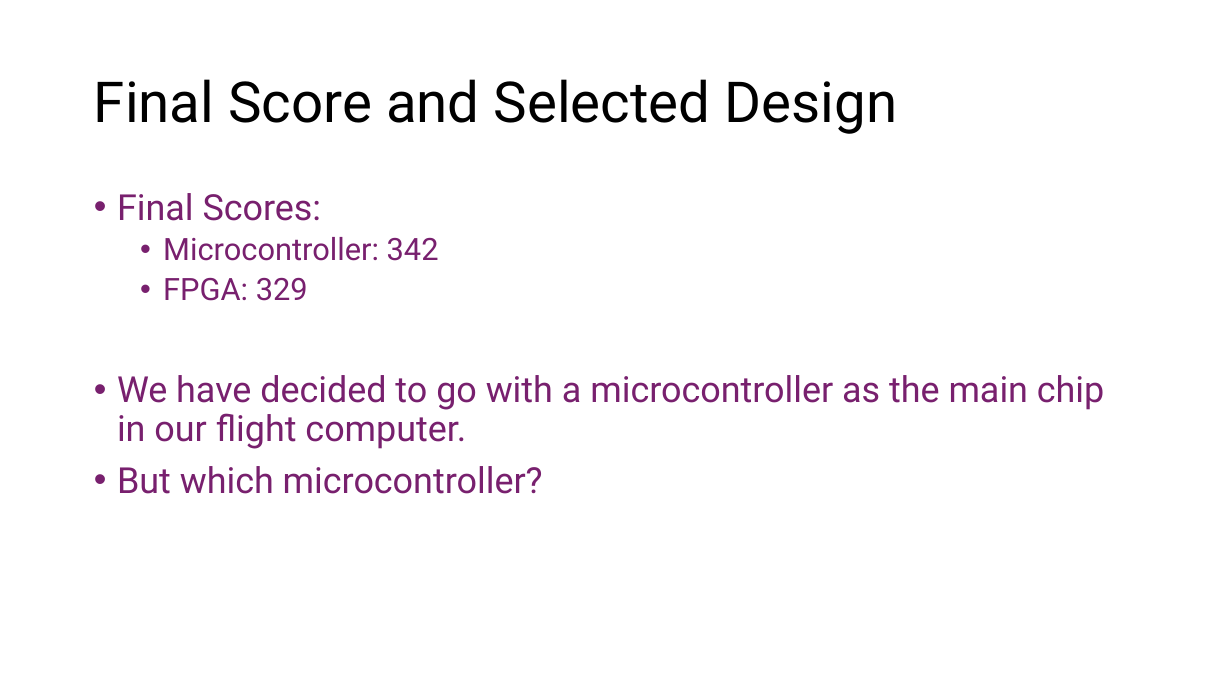
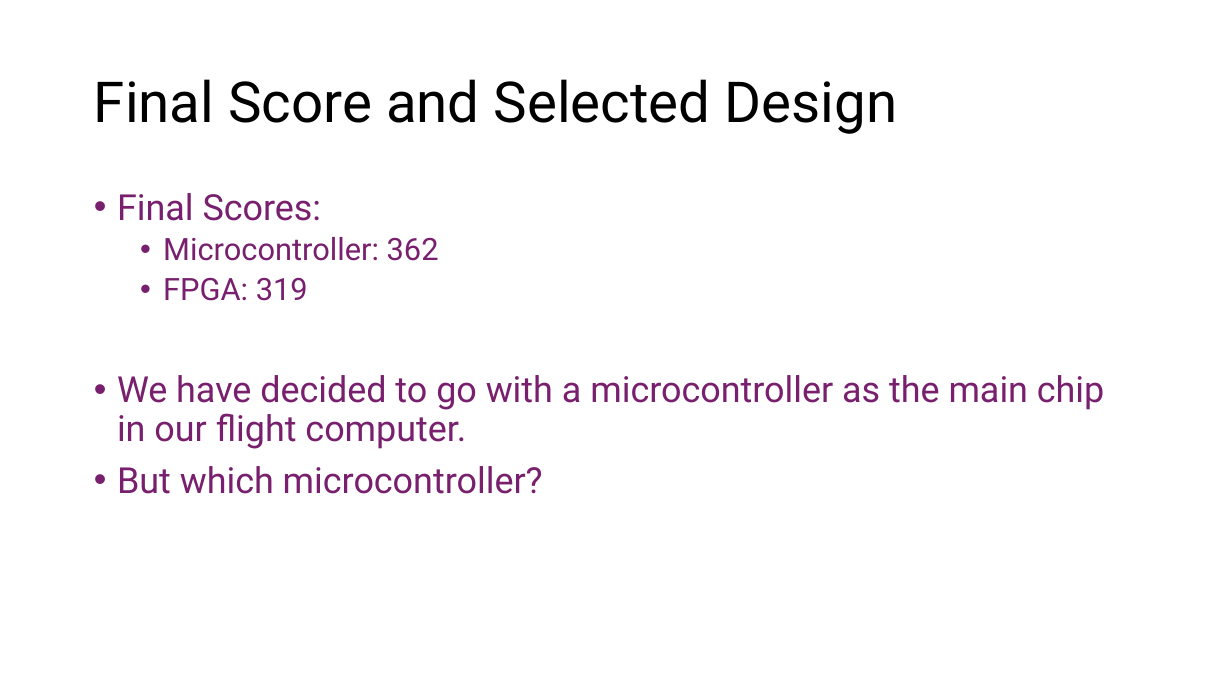
Before and after one commit to Tannyr-Singleterry/ECE590_SeniorDesign, a slide deck: slide 9 of Documents/CDR/CDR_Presentation.pptx. Drawn at 1232x693 pixels with LibreOffice and Linux fonts; fonts in the diff are those of the drawing. Boxes give left, top, right and bottom in pixels: in the first picture for what was removed or moved away, otherwise in the second. Text is boxed around its words. In the diff, an @@ line names an element or a change of style, - is before the commit and + after.

```diff
--- a/Documents/CDR/CDR_Presentation.pptx
+++ b/Documents/CDR/CDR_Presentation.pptx
@@ text at [163, 237, 439, 301]: text changed @@
-  • Microcontroller: 342
-  • FPGA: 329
+  • Microcontroller: 362
+  • FPGA: 319
```
Also in this commit, not shown: 4 other slides changed, 1 other file.
